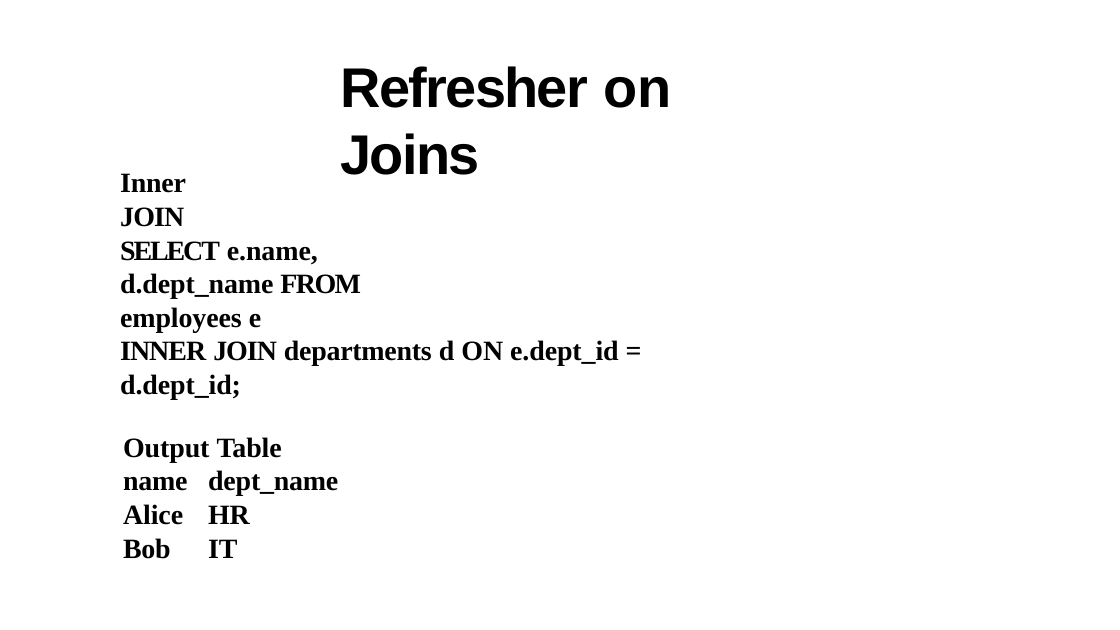
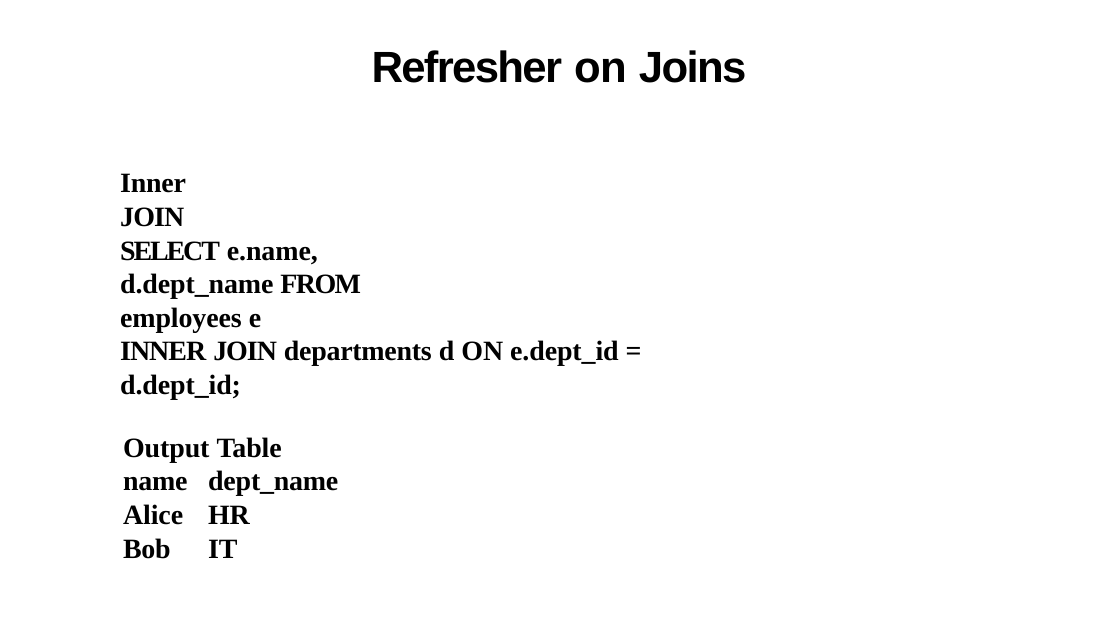
Before and after one commit to zhangyu027/UCI_Hadoop_Apache_Airflow, a slide deck: slide 48 of 02_Slides/M6_SparkSQL.pptx. Drawn at 1120x630 pixels with LibreOffice and Linux fonts; fonts in the diff are those of the drawing. Boxes give left, top, right and bottom in pixels: in the first picture for what was removed or moved away, otherwise in the second. Text is boxed around its words. In the diff, an @@ line names an element or a change of style, - is before the commit and + after.

```diff
--- a/02_Slides/M6_SparkSQL.pptx
+++ b/02_Slides/M6_SparkSQL.pptx
@@ title "Refresher on Joins" moved from (x1=340, y1=66, x2=672, y2=175) to (x1=372, y1=50, x2=746, y2=83) @@
@@ title "Refresher on Joins" at (x1=372, y1=50, x2=746, y2=83): size 38.4 to 30 pt; alignment left to centre; line spacing 1 to 1.05; more space between paragraphs; vertical alignment top to middle @@
```
Also in this commit, not shown: 25 other slides changed, 3 other files.
